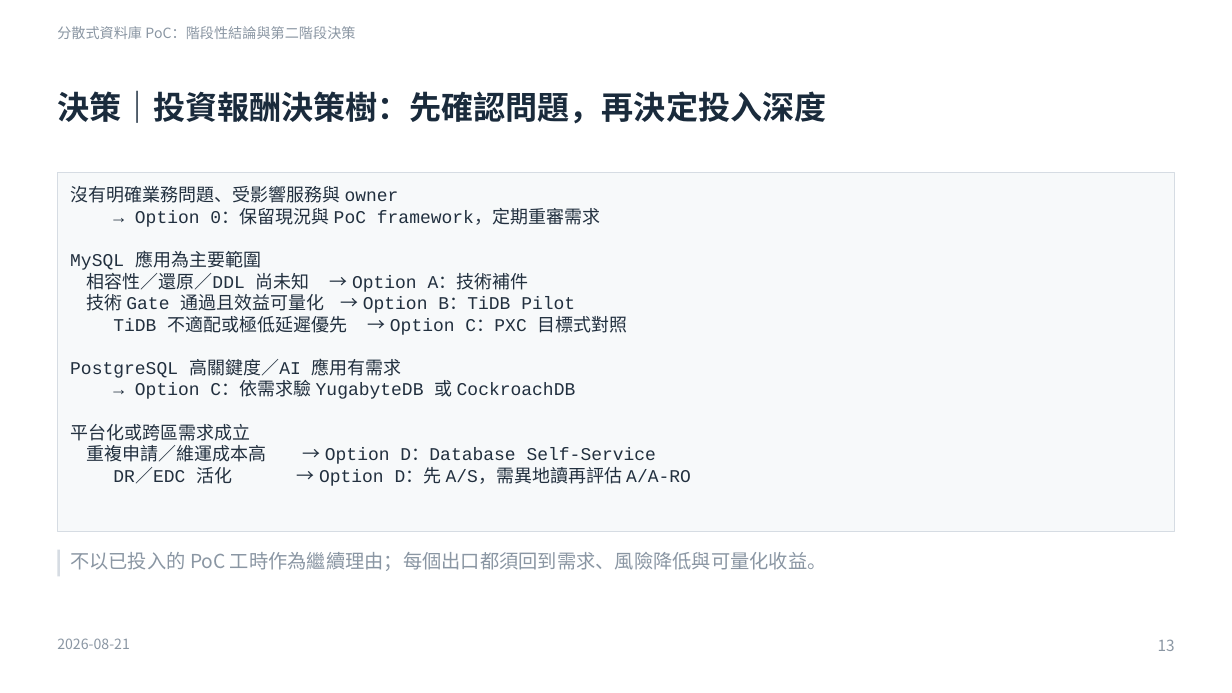
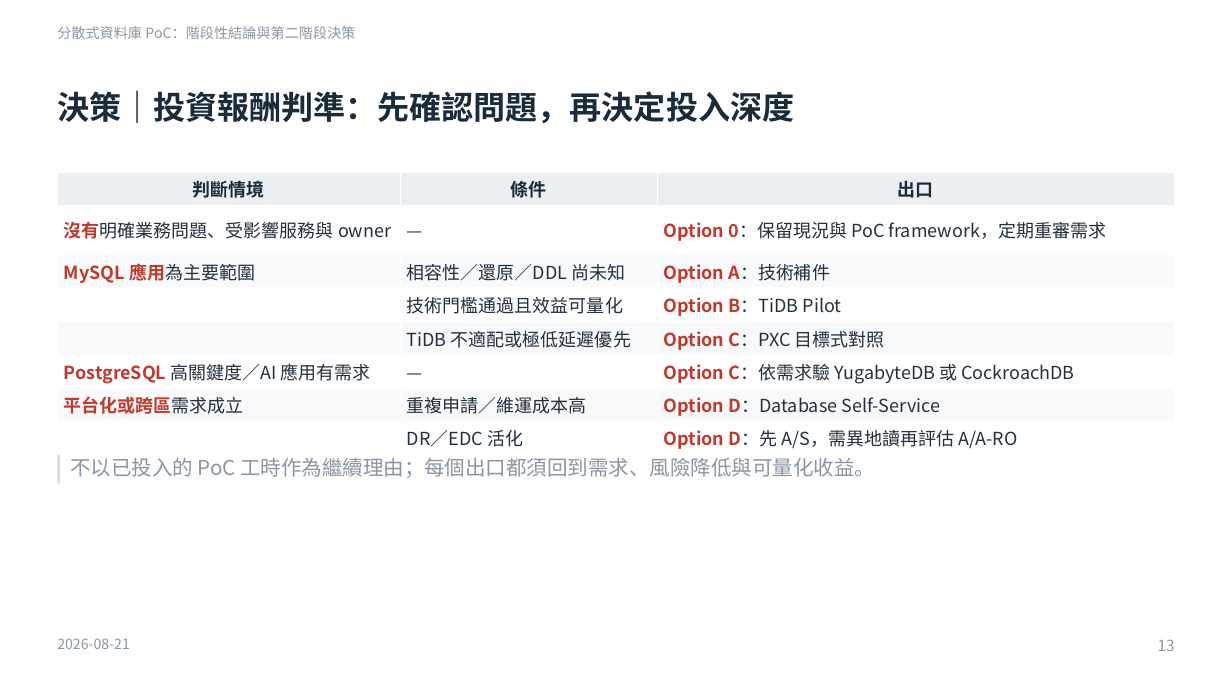
Before and after one commit to heavenruler/dba_career, a slide deck: slide 13 of poc/1_MeetingMinutes/0821_slide.pptx. Drawn at 1232x693 pixels with LibreOffice and Linux fonts; fonts in the diff are those of the drawing. Boxes give left, top, right and bottom in pixels: in the first picture for what was removed or moved away, otherwise in the second. Text is boxed around its words. In the diff, an @@ line names an element or a change of style, - is before the commit and + after.

```diff
--- a/poc/1_MeetingMinutes/0821_slide.pptx
+++ b/poc/1_MeetingMinutes/0821_slide.pptx
@@ text at [57, 90, 794, 124]: text changed @@
-決策｜投資報酬決策樹：先確認問題，再決定投入深度
+決策｜投資報酬判準：先確認問題，再決定投入深度
@@ rectangle removed at [57, 173, 1175, 531] @@
@@ table added at [57, 173, 1175, 453], 8 rows, 3 columns @@
+判斷情境 | 條件 | 出口
+沒有明確業務問題、受影響服務與 owner | — | Option 0：保留現況與 PoC framework，定期重審需求
+MySQL 應用為主要範圍 | 相容性／還原／DDL 尚未知 | Option A：技術補件
+ | 技術門檻通過且效益可量化 | Option B：TiDB Pilot
+ | TiDB 不適配或極低延遲優先 | Option C：PXC 目標式對照
+PostgreSQL 高關鍵度／AI 應用有需求 | — | Option C：依需求驗 YugabyteDB 或 CockroachDB
+平台化或跨區需求成立 | 重複申請／維運成本高 | Option D：Database Self-Service
+ | DR／EDC 活化 | Option D：先 A/S，需異地讀再評估 A/A-RO
@@ text removed at [70, 186, 691, 486] @@
-沒有明確業務問題、受影響服務與 owner
-→ Option 0：保留現況與 PoC framework，定期重審需求
-MySQL 應用為主要範圍
-相容性／還原／DDL 尚未知 → Option A：技術補件
-技術 Gate 通過且效益可量化 → Option B：TiDB Pilot
-TiDB 不適配或極低延遲優先 → Option C：PXC 目標式對照
-PostgreSQL 高關鍵度／AI 應用有需求
-→ Option C：依需求驗 YugabyteDB 或 CockroachDB
-平台化或跨區需求成立
-重複申請／維運成本高 → Option D：Database Self-Service
-DR／EDC 活化 → Option D：先 A/S，需異地讀再評估 A/A-RO
@@ rectangle: place and size @@
-rectangle at [57, 550, 60, 577]
+rectangle at [57, 456, 60, 484]
@@ text "不以已投入的 PoC 工時作為繼續理由；每個出口都須回到需求、風險降低與可量化收益。": place and size @@
-text "不以已投入的 PoC 工時作為繼續理由；每個出口都須回到需求、風險降低與可量化收益。" at [70, 552, 827, 571]
+text "不以已投入的 PoC 工時作為繼續理由；每個出口都須回到需求、風險降低與可量化收益。" at [70, 458, 875, 478]
@@ text "不以已投入的 PoC 工時作為繼續理由；每個出口都須回到需求、風險降低與可量化收益。" at [70, 458, 875, 478]: size 15 to 16 pt @@
```
Also in this commit, not shown: 3 other slides changed, 1 other file.
